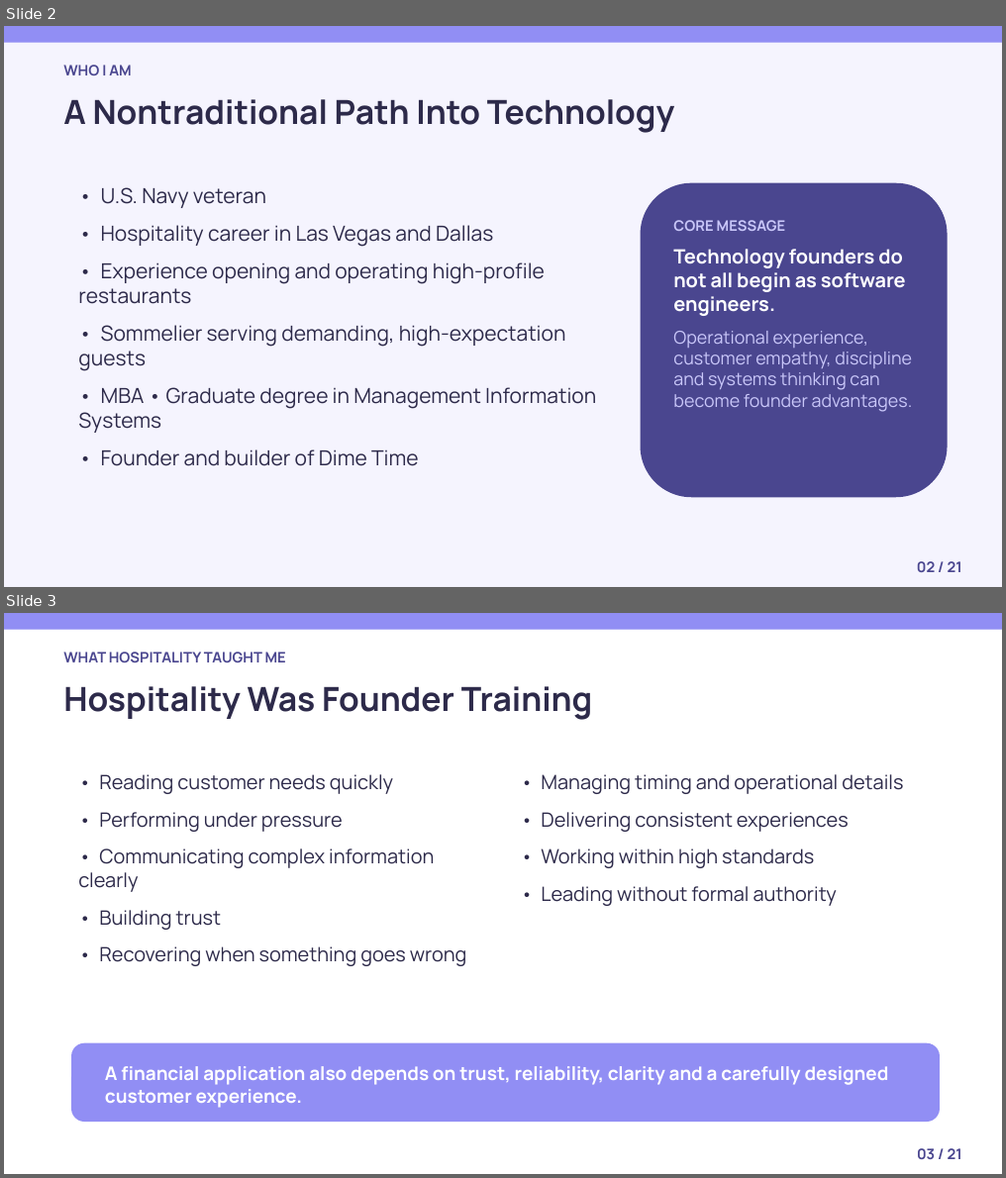
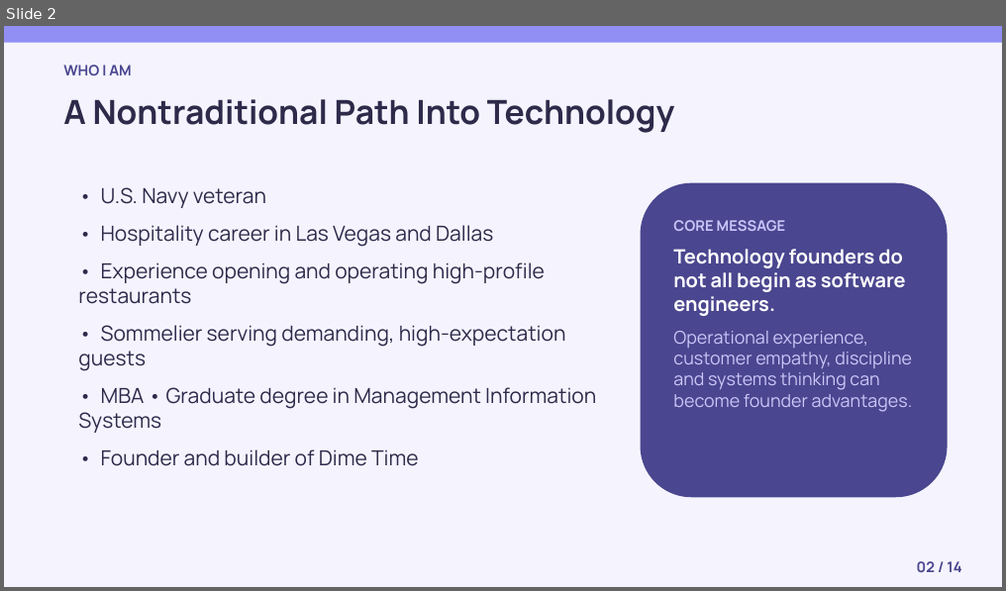
Before and after one commit to Dime-Time/Dime-Time-Technologies, a slide deck: attached_assets/university-deck-slides/dime-time-university-founder-journey.pptx. Shown one above the other, each under a label of ours: slides 2 and 3 before the commit, slide 2 after it. The pictures are 1006x1178 and 1006x591 pixels, drawn with LibreOffice and Linux fonts; fonts in the diff are those of the drawing. Boxes give left, top, right and bottom in pixels: in the first picture for what was removed or moved away, otherwise in the second. Text is boxed around its words. In the diff, an @@ line names an element or a change of style, - is before the commit and + after.

```diff
--- a/attached_assets/university-deck-slides/dime-time-university-founder-journey.pptx
+++ b/attached_assets/university-deck-slides/dime-time-university-founder-journey.pptx
@@ slide 3 removed at [4,613,1002,1174], background #FFFFFF @@
@@ rectangle removed at [4,613,1002,630] @@
@@ text removed at [63,652,286,663] @@
-WHAT HOSPITALITY TAUGHT ME
@@ text removed at [63,686,593,720] @@
-Hospitality Was Founder Training
@@ text removed at [78,774,467,966] @@
-• Reading customer needs quickly
-• Performing under pressure
-• Communicating complex information clearly
-• Building trust
-• Recovering when something goes wrong
@@ text removed at [541,774,903,906] @@
-• Managing timing and operational details
-• Delivering consistent experiences
-• Working within high standards
-• Leading without formal authority
@@ rounded rectangle removed at [71,1044,940,1122] @@
@@ text removed at [105,1066,889,1108] @@
-A financial application also depends on trust, reliability, clarity and a carefully designed customer experience.
@@ text removed at [917,1149,962,1159] @@
-03 / 21
@@ slide 2 changed as well @@
@@ text at [917,562,961,572]: text changed @@
-02 / 21
+02 / 14
```
Also in this commit, not shown: 13 other slides changed, 6 other slides removed, 6 other files.
